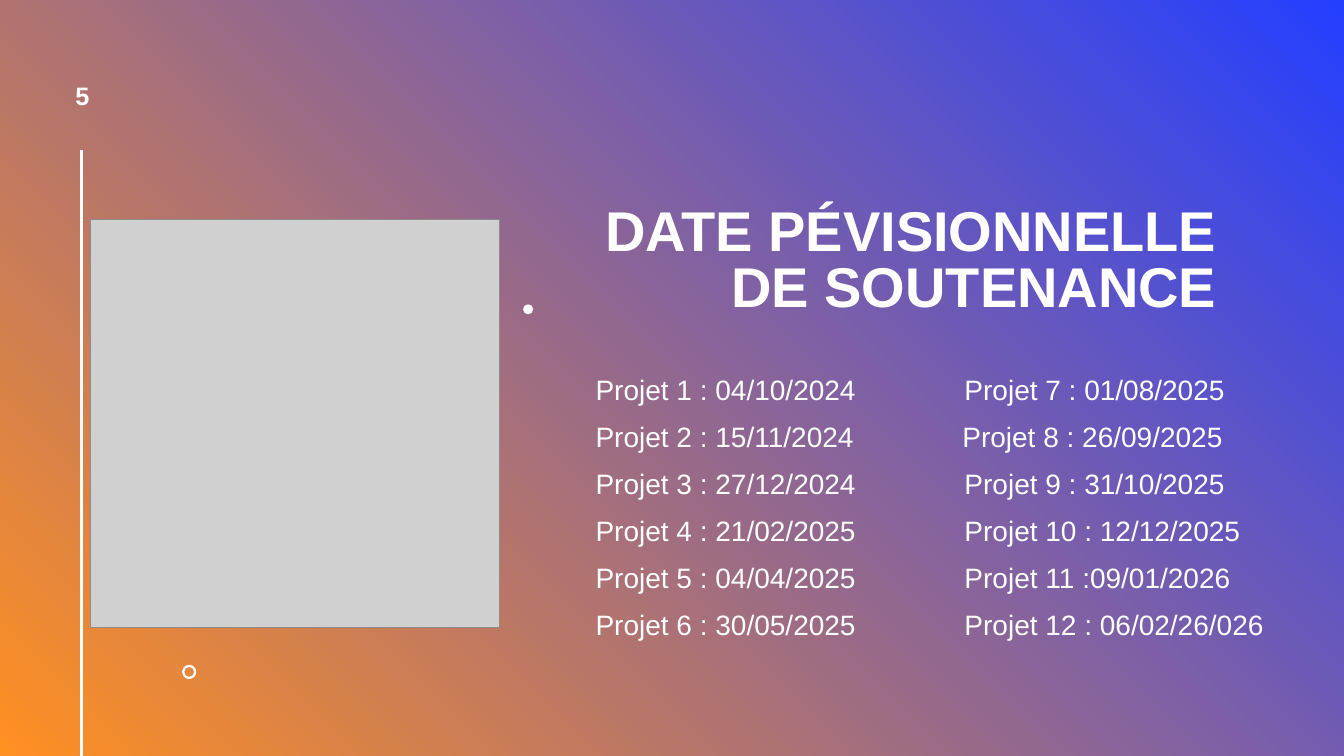
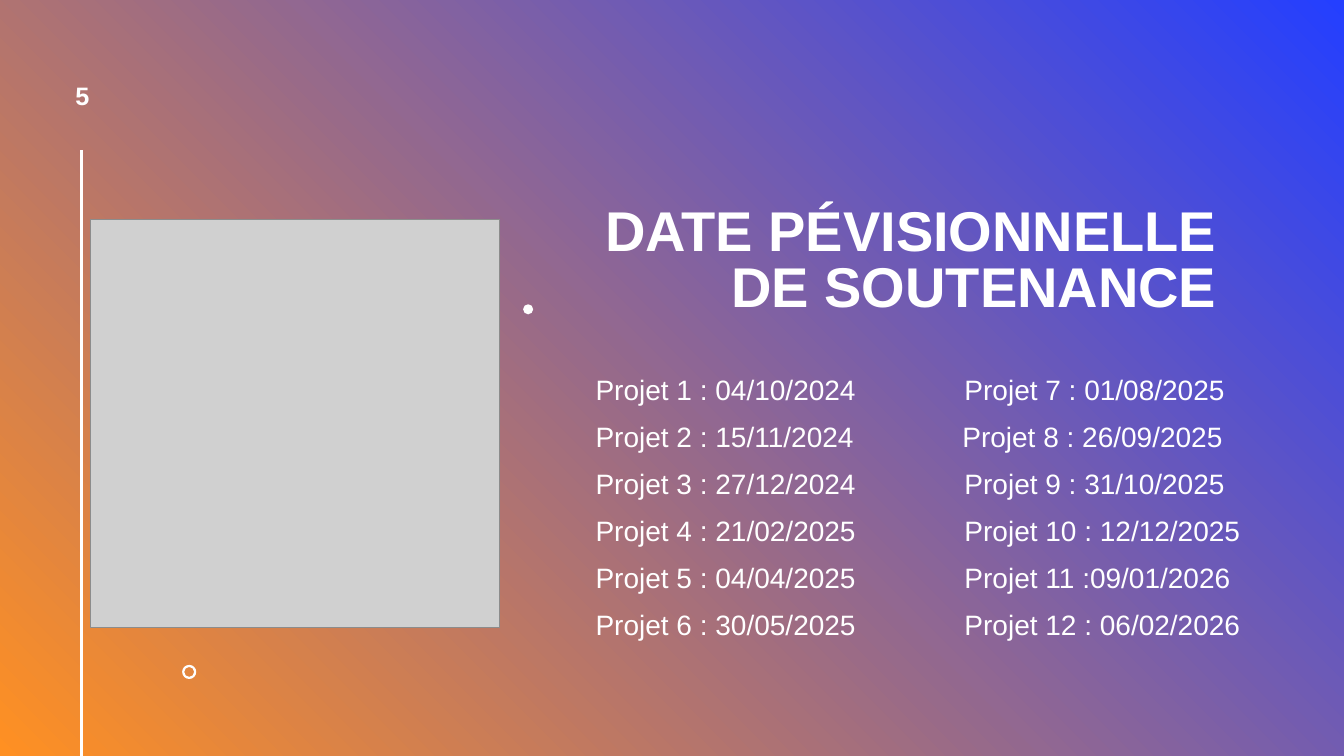
Before and after one commit to ethanvuillemin/OpenClassrooms, a slide deck: slide 5 of Projet 1 - Démarrez votre formation de AI Engineer/Presentation.pptx. Drawn at 1344x756 pixels with LibreOffice and Linux fonts; fonts in the diff are those of the drawing; grey boxes stand for pictures. Boxes give left, top, right and bottom in pixels: in the first picture for what was removed or moved away, otherwise in the second. Text is boxed around its words. In the diff, an @@ line names an element or a change of style, - is before the commit and + after.

Commit message:
Create Readme & Powerpoint
Ajout du readme du projet et correction du powerpoint

```diff
--- a/Projet 1 - Démarrez votre formation de AI Engineer/Presentation.pptx
+++ b/Projet 1 - Démarrez votre formation de AI Engineer/Presentation.pptx
@@ text at bbox=[596, 614, 1240, 640]: text changed @@
-Projet 6 : 30/05/2025 Projet 12 : 06/02/26/026
+Projet 6 : 30/05/2025 Projet 12 : 06/02/2026
```
Also in this commit, not shown: 8 other files.
